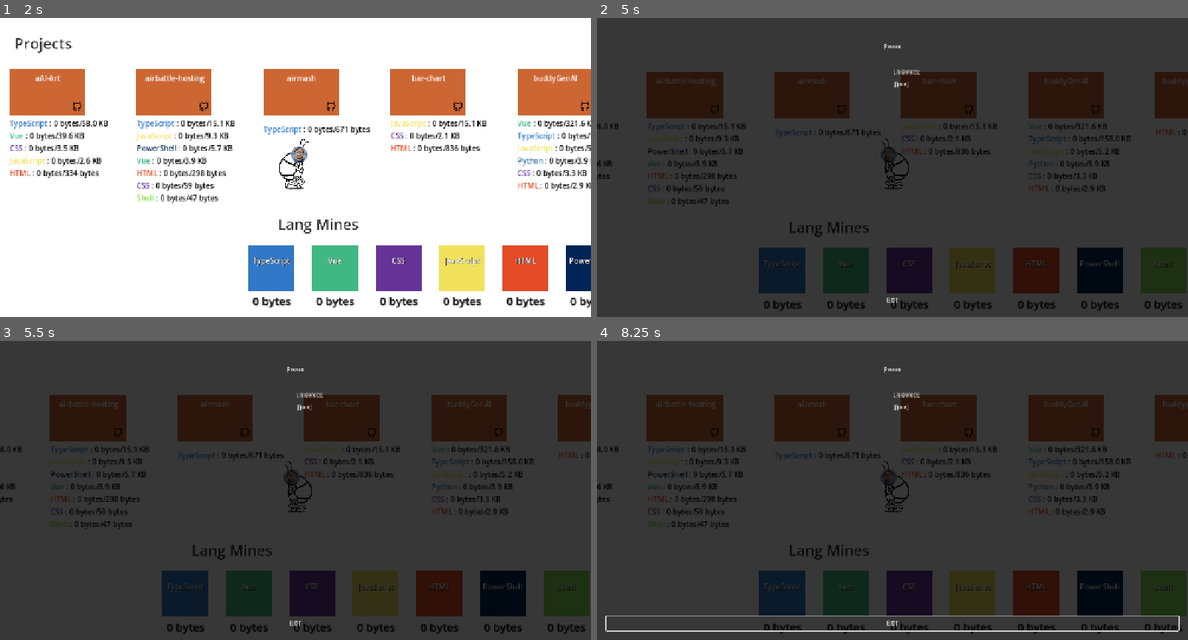
Above: before the commit, frames 1-4 (two rows, left to right).
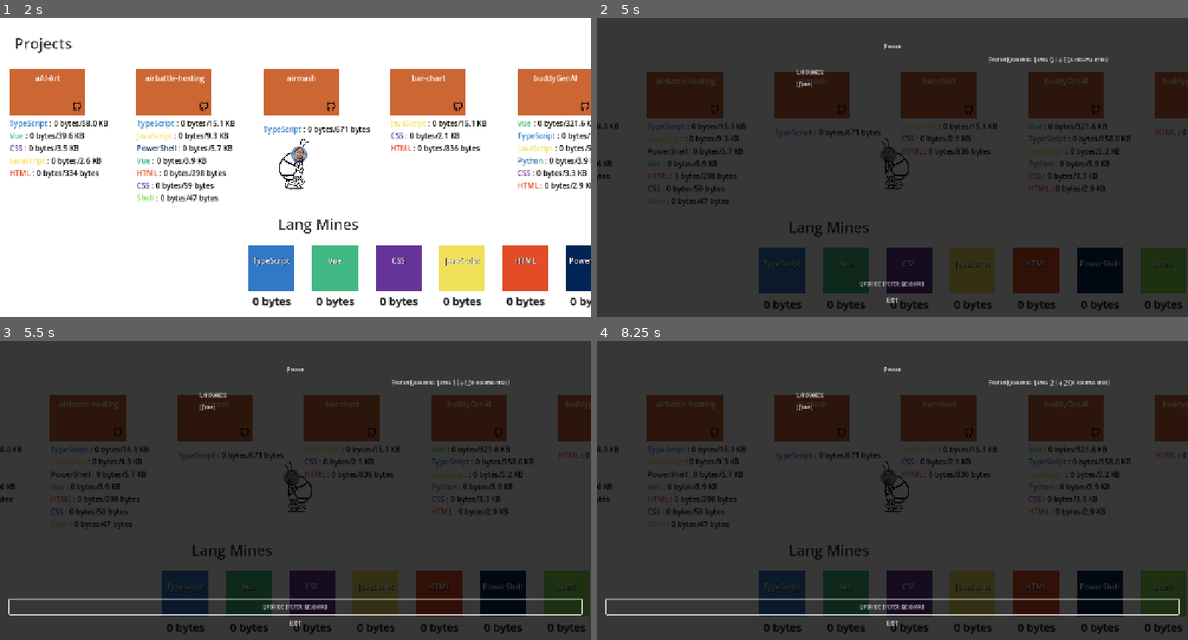
Above: after the commit, the same moments.

Repository: parsehex/git-outta-here
Game: Godot game, scene res://scenes/levels/Intro.tscn
Same seed, same stepped clock (60 frames per second), same inputs: the game is played once before the commit and once after it.
Inputs (mouse positions are in pixels of both pictures, inside the frame that each line leads up to):
- Up to frame 1 (2 s): click "New Game" at 0.5 s; tap Enter at 1.25 s; hold Right (move_right) from 1.28 s (still down); tap Ctrl (attack) at 1.35 s
- Up to frame 2 (5 s): release Right (move_right) at 2.03 s; hold Down (move_down) 2.03-2.78 s; tap E (interact) at 2.1 s; hold Right (move_right) 2.78-3.53 s; tap Space (roll) at 2.85 s; hold Up (move_up) 3.53-4.28 s; tap Shift (run) at 3.6 s; hold Left (move_left) from 4.28 s (still down); tap L at 4.35 s; tap Escape (pause) at 4.9 s
- Up to frame 3 (5.5 s): release Left (move_left) at 5 s; click (295, 607) at 5 s, where only the run after the commit has a clickable "Upgrade Faster Keyboard"
- Up to frame 4 (8.25 s): tap Space (roll) at 5.75 s; hold Left (move_left) 5.78-6.53 s; tap Ctrl (attack) at 5.85, 8.1 s; tap Enter at 6.5 s; hold Down (move_down) 6.53-7.28 s; hold E (interact) 6.53-7.28 s; hold Right (move_right) 7.28-8.03 s; tap L at 7.35 s; hold Up (move_up) from 8.03 s (still down)

Frame 1 is identical in both runs. In frame 2, 0.6% of the frame differs, in the area x 33-87%, y 13-90%; in frame 3, 1.7%; in frame 4, 2.4%, in the area x 1-99%, y 13-98%.

Commit message:
add Faster Keyboard upgrade

Diff:
--- a/scenes/levels/Outside.gd
+++ b/scenes/levels/Outside.gd
@@ -86,8 +86,11 @@
 		load_repository_save_data(Globals.pending_repository_data)
 		Globals.pending_repository_data = null
 
+	# Connect upgrade button
+	$Spawnpoints/Upgrades/FasterKeyboardButton.pressed.connect(_on_faster_keyboard_button_pressed)
 	# Calculate total progress
 	_calculate_total_progress()
+	_update_upgrade_info()
 
 func _calculate_total_progress():
 	total_languages_needed = 0
@@ -145,3 +148,17 @@
 			if repo_node.repo_name == repo_name:
 				# Set completion state if needed
 				pass
+
+func _on_faster_keyboard_button_pressed():
+	if Globals.upgrades["Faster Keyboard"] < 5: # Max level 5
+		Globals.upgrades["Faster Keyboard"] += 1
+		Globals.save_game()
+		_update_upgrade_info()
+		print("Upgraded Faster Keyboard to level " + str(Globals.upgrades["Faster Keyboard"]))
+	pass
+
+func _update_upgrade_info():
+	var level = Globals.upgrades["Faster Keyboard"]
+	var multiplier = 1.0 + (0.5 * level)
+	$Spawnpoints/Upgrades/UpgradeInfoLabel.text = "Level %d (+%.1fx accumulation)" % [level, multiplier]
+	pass
--- a/scenes/levels/Outside.tscn
+++ b/scenes/levels/Outside.tscn
@@ -41,13 +41,32 @@
 
 [node name="Upgrades" type="Node2D" parent="Spawnpoints"]
 position = Vector2(-1033, 1212)
+scale = Vector2(1.5, 1.5)
 
 [node name="UpgradesLabel" type="Label" parent="Spawnpoints/Upgrades"]
-offset_left = -135.0
-offset_top = -216.0
-offset_right = 215.0
-offset_bottom = -37.0
+offset_left = -177.0
+offset_top = -210.0
+offset_right = 173.0
+offset_bottom = -31.0
 theme_override_colors/font_color = Color(0, 0, 0, 0.78431374)
 theme_override_font_sizes/font_size = 64
 text = "Upgrades
 "
+
+[node name="FasterKeyboardButton" type="Button" parent="Spawnpoints/Upgrades"]
+offset_left = -207.0
+offset_top = -24.0
+offset_right = 167.0
+offset_bottom = 25.0
+theme_override_font_sizes/font_size = 24
+text = "Upgrade Faster Keyboard"
+
+[node name="UpgradeInfoLabel" type="Label" parent="Spawnpoints/Upgrades"]
+offset_left = -207.0
+offset_top = 30.0
+offset_right = 167.0
+offset_bottom = 70.0
+theme_override_colors/font_color = Color(0.017732391, 0.017732391, 0.01773239, 1)
+theme_override_font_sizes/font_size = 18
+text = "Level 0 (+1.0x accumulation)"
+horizontal_alignment = 1
--- a/scenes/misc/Mine.gd
+++ b/scenes/misc/Mine.gd
@@ -75,7 +75,10 @@
 
 	# Increase accumulation rate with a random chance
 	if randf() < accumulation_rate_chance:
-		current_accumulation_rate += accumulation_rate_increase_per_gather
+		var increase = accumulation_rate_increase_per_gather
+		if Globals.upgrades.has("Faster Keyboard"):
+			increase *= (1.0 + (0.5 * Globals.upgrades["Faster Keyboard"]))
+		current_accumulation_rate += increase
 		Globals.mine_accumulation_rates[language_name] = current_accumulation_rate
 		print("Accumulation rate for " + language_name + " increased to: " + str(current_accumulation_rate))
 
--- a/scenes/misc/Repository.tscn
+++ b/scenes/misc/Repository.tscn
@@ -69,4 +69,5 @@
 offset_top = -106.0
 offset_right = 84.0
 offset_bottom = -83.0
+theme_override_colors/font_color = Color(0, 0, 0, 1)
 text = "Hold Space to deposit"
--- a/scenes/misc/Stats.gd
+++ b/scenes/misc/Stats.gd
@@ -19,6 +19,7 @@
 			_update_quest_listing()
 			_update_item_listing()
 			_update_language_listing()
+			_update_upgrades_listing()
 
 func _update_quest_listing():
 	var text = ""
@@ -69,6 +70,26 @@
 	# For now, assume all items that aren't standard inventory are languages
 	var standard_items = ["wood", "money"] # Add more as needed
 	return not standard_items.has(language_name)
+func _update_upgrades_listing():
+	var text = ""
+	for upgrade in Globals.upgrades:
+		var level = Globals.upgrades[upgrade]
+		text += "%s: Level %d" % [upgrade, level]
+		if upgrade == "Faster Keyboard":
+			var multiplier = 1.0 + (0.5 * level)
+			text += " (+%.1fx accumulation)" % multiplier
+		text += "\n"
+	if text == "":
+		text = "[None]"
+	$VBoxContainer/HBoxContainer/Upgrades/Details.text = text
+	pass
+
+func _on_faster_keyboard_button_pressed():
+	if Globals.upgrades["Faster Keyboard"] < 5: # Max level 5
+		Globals.upgrades["Faster Keyboard"] += 1
+		_update_upgrades_listing()
+		Globals.save_game()
+	pass
 
 
 func _on_Exit_pressed():
--- a/scenes/misc/Stats.tscn
+++ b/scenes/misc/Stats.tscn
@@ -76,10 +76,39 @@
 text = "Item 1
 "
 
-[node name="Exit" type="Button" parent="VBoxContainer"]
+[node name="Upgrades" type="VBoxContainer" parent="VBoxContainer/HBoxContainer"]
+layout_mode = 2
+size_flags_horizontal = 3
+
+[node name="Title" type="Label" parent="VBoxContainer/HBoxContainer/Upgrades"]
+visible = false
+layout_mode = 2
+theme_override_fonts/font = ExtResource("2")
+text = "Upgrades"
+horizontal_alignment = 1
+
+[node name="Details" type="Label" parent="VBoxContainer/HBoxContainer/Upgrades"]
+layout_mode = 2
+size_flags_horizontal = 3
+size_flags_vertical = 3
+theme_override_fonts/font = ExtResource("3")
+text = "Upgrade details"
+
+
+[node name="VBoxContainer2" type="VBoxContainer" parent="VBoxContainer"]
+layout_mode = 2
+
+[node name="FasterKeyboardButton" type="Button" parent="VBoxContainer/VBoxContainer2"]
+layout_mode = 2
+theme_override_fonts/font = ExtResource("2")
+text = "Upgrade Faster Keyboard"
+flat = true
+
+[node name="Exit" type="Button" parent="VBoxContainer/VBoxContainer2"]
 layout_mode = 2
 theme_override_fonts/font = ExtResource("2")
 text = "EXIT"
 flat = true
 
-[connection signal="pressed" from="VBoxContainer/Exit" to="." method="_on_Exit_pressed"]
+[connection signal="pressed" from="VBoxContainer/VBoxContainer2/FasterKeyboardButton" to="." method="_on_faster_keyboard_button_pressed"]
+[connection signal="pressed" from="VBoxContainer/VBoxContainer2/Exit" to="." method="_on_Exit_pressed"]
--- a/singletons/Globals.gd
+++ b/singletons/Globals.gd
@@ -7,6 +7,7 @@
 var player_position = Vector2()
 var lang_colors: Dictionary = {}
 var mine_accumulation_rates: Dictionary = {} # Stores accumulation rates for each language mine
+var upgrades: Dictionary = {} # Stores upgrade states {upgrade_name: level}
 var pending_repository_data = null
 
 func format_bytes(bytes: float) -> String:
@@ -29,6 +30,7 @@
 func _ready():
 	RenderingServer.set_default_clear_color(Color.WHITE)
 	_load_language_colors()
+	_initialize_upgrades()
 
 func _load_language_colors():
 	var colors_file = "res://data/lang-colors.json"
@@ -47,6 +49,12 @@
 					if color_hex != null and color_hex is String and color_hex.begins_with("#"):
 						lang_colors[lang_name] = Color(color_hex)
 
+func _initialize_upgrades():
+	# Define available upgrades
+	if not upgrades.has("Faster Keyboard"):
+		upgrades["Faster Keyboard"] = 0
+
+	pass
 """
 Really simple save file implementation. Just saving some variables to a dictionary
 """
@@ -60,6 +68,7 @@
 	save_dict.inventory = Inventory.list()
 	save_dict.quests = Quest.get_quest_list()
 	save_dict.mine_accumulation_rates = mine_accumulation_rates # Save mine accumulation rates
+	save_dict.upgrades = upgrades # Save upgrade states
 	# Save repository progress if available
 	var current_scene = get_tree().current_scene
 	if current_scene and current_scene.has_method("get_repository_progress"):
@@ -114,6 +123,9 @@
 	if save_dict.has("mine_accumulation_rates"):
 		mine_accumulation_rates = save_dict.mine_accumulation_rates
 
+	if save_dict.has("upgrades"):
+		upgrades = save_dict.upgrades
+
 	# Restore repository progress if available
 	if save_dict.has("repository_progress"):
 		var current_scene = get_tree().current_scene
